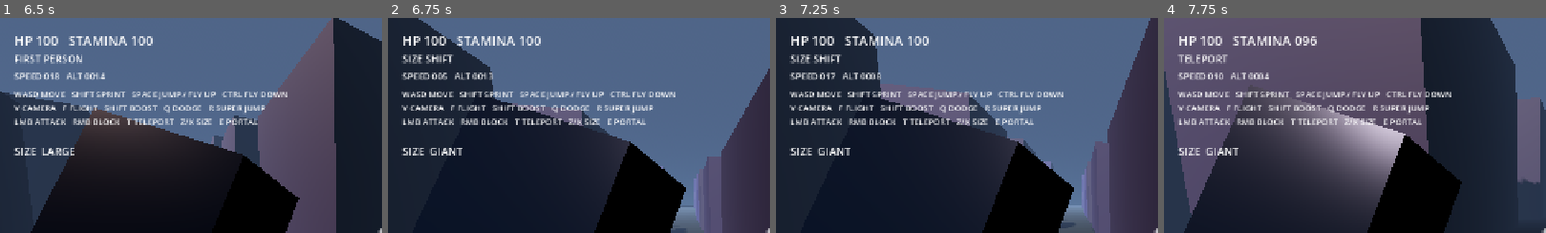
Above: before the commit, frames 1-4 (left to right).
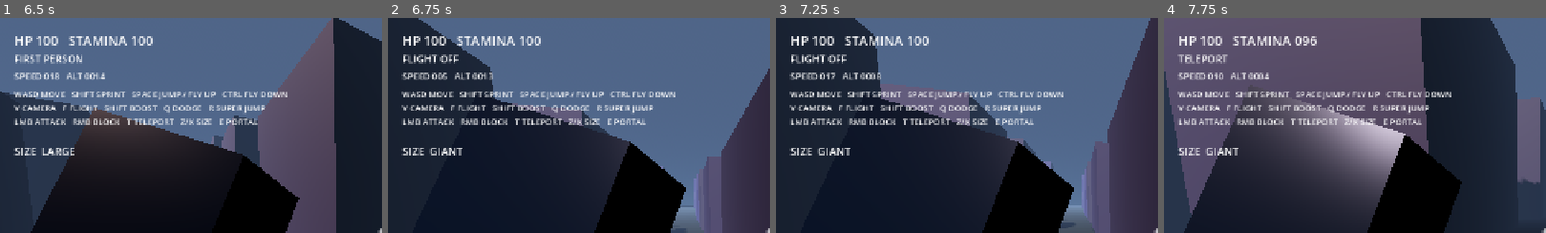
Above: after the commit, the same moments.

Repository: johnhenrystoney25/aeris
Game: Godot game, scene res://scenes/main/main.tscn
Two runs of this game, one before a commit and one after it. Both use one fixed random seed, a clock stepped at 60 frames per second and the inputs below.
Inputs (mouse positions are % of the whole screen's width and height, from its top left):
- Up to frame 1 (6.5 s): tap Enter at 0.5 s; move the mouse to (55, 50) at 0.52 s; hold X (ability_size_up) 0.53-5.78 s; tap F (ability_flight) at 0.6 s; click (55, 50) at 0.67 s; tap Space (jump) at 0.77, 1.52, 2.75, 3.02, 3.77, 4.52, 6.02 s; move the mouse to (45, 50) at 1.27 s; tap T (ability_teleport) at 1.35 s; move the mouse to (52, 48) at 2.02 s; click (52, 48) at 2.1 s; move the mouse to (49, 52) at 2.77 s; right-click (49, 52) at 2.85 s; click (49, 52) at 2.92 s; move the mouse to (57, 51) at 3.52 s; tap Q (dodge) at 3.6 s; move the mouse to (42, 49) at 4.27 s; tap Shift (flight_boost) at 4.35 s; move the mouse to (51, 50) at 5.02 s; tap E (portal_use) at 5.1 s; click (51, 50) at 5.17 s; move the mouse to (46, 48) at 5.77 s; hold D (move_right) from 5.78 s (still down); tap V (toggle_camera) at 5.85 s
- Up to frame 2 (6.75 s): move the mouse to (55, 50) at 6.52 s; release D (move_right) at 6.53 s; hold X (ability_size_up) from 6.53 s (still down); tap F (ability_flight) at 6.6 s
- Up to frame 3 (7.25 s): keep holding X (ability_size_up); tap Space (jump) at 6.77 s
- Up to frame 4 (7.75 s): keep holding X (ability_size_up); move the mouse to (45, 50) at 7.27 s; tap T (ability_teleport) at 7.35 s; click (45, 50) at 7.42 s; tap Space (jump) at 7.52 s
The pictures show only the part of the screen within x 0-50%, y 0-50%; the shares and areas given below are measured in that part.

Frame 1 is identical in both runs. In frame 2, 0.4% of the frame differs, in the area x 3-19%, y 16-22%; in frame 3, 0.4%; in frame 4, nothing differs.
Error before the commit: Trying to assign value of type 'CPUParticles3D' to a variable of type 'GPUParticles3D'. (res://scripts/player/player.gd:40)

Commit message:
Correct W/S camera-relative movement direction

Diff:
--- a/scripts/player/player.gd
+++ b/scripts/player/player.gd
@@ -37,7 +37,7 @@
 @onready var status_label: Label = $HUD/Status
 @onready var speed_label: Label = $HUD/Speed
 @onready var crosshair: Label = $HUD/Crosshair
-@onready var flight_fx: GPUParticles3D = $FlightFX
+@onready var flight_fx: CPUParticles3D = $FlightFX
 
 func _ready() -> void:
     Input.mouse_mode = Input.MOUSE_MODE_CAPTURED
@@ -97,7 +97,9 @@
     right.y = 0.0
     forward = forward.normalized()
     right = right.normalized()
-    var direction := (right * input_vec.x + forward * -input_vec.y).normalized()
+    # With move_back as negative-Y and move_forward as positive-Y, W/Up is +Y here.
+    # Adding +forward makes W move along camera forward (-Z), while S moves backward.
+    var direction := (right * input_vec.x + forward * input_vec.y).normalized()
     var size_multiplier := lerpf(0.55, 1.35, inverse_lerp(-2.0, 2.0, size_level))
     var speed := sprint_speed if Input.is_action_pressed("sprint") else walk_speed
     speed *= size_multiplier
